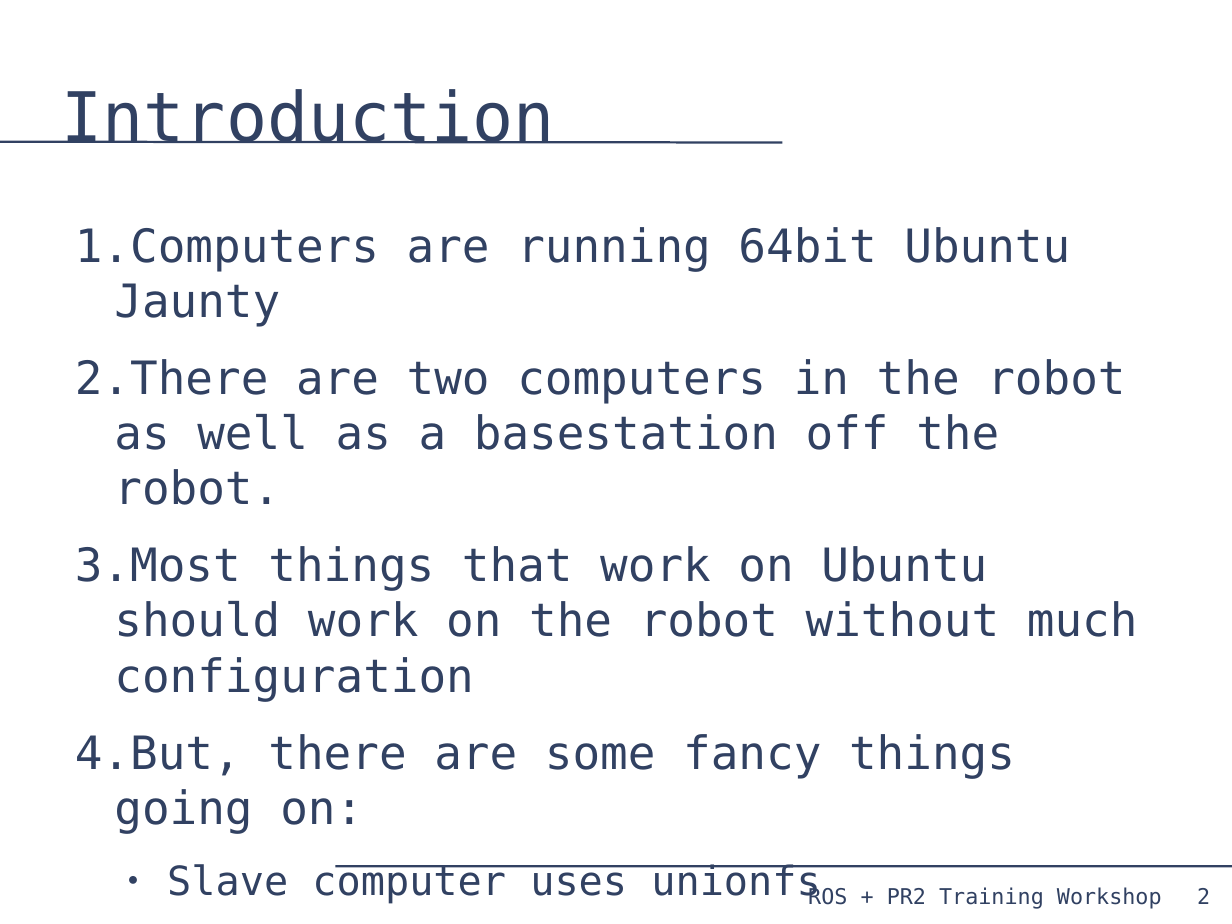
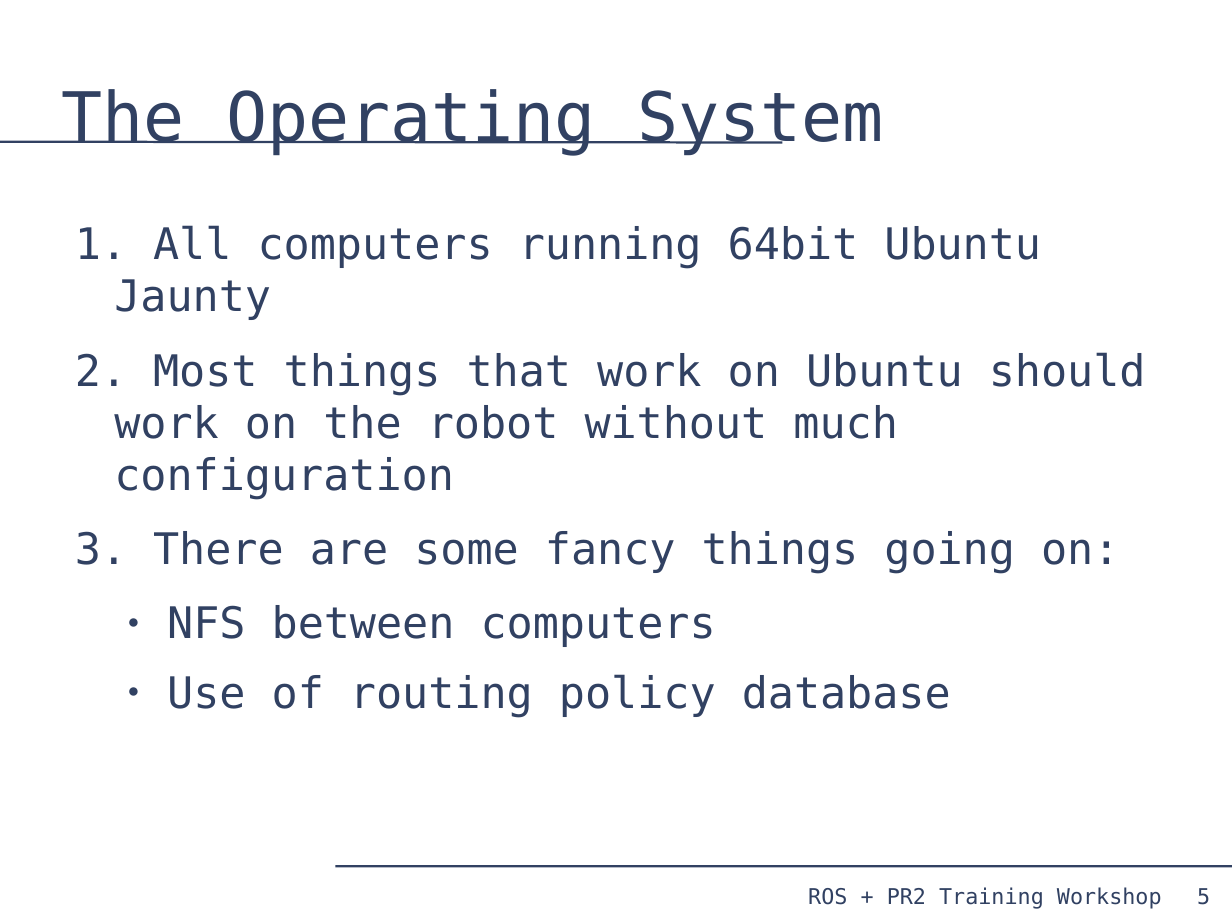
Before and after one commit to PR2/pr2_docs, a slide deck: slide 5 of pr2_training_workshop/pr2_sysadmin/pr2_syasdmin.odp (slide 2 before the commit). Drawn at 1232x924 pixels with LibreOffice and Linux fonts; fonts in the diff are those of the drawing. Boxes give left, top, right and bottom in pixels: in the first picture for what was removed or moved away, otherwise in the second. Text is boxed around its words. In the diff, an @@ line names an element or a change of style, - is before the commit and + after.

```diff
--- a/pr2_training_workshop/pr2_sysadmin/pr2_syasdmin.odp
+++ b/pr2_training_workshop/pr2_sysadmin/pr2_syasdmin.odp
@@ title at bbox=[62, 89, 884, 155]: text changed @@
-Introduction
+The Operating System
@@ text at bbox=[114, 225, 1041, 320]: text changed; size 29.6 to 28 pt @@
-1. Computers are running 64bit Ubuntu Jaunty
-2. There are two computers in the robot as well as a basestation off the robot.
+1. All computers running 64bit Ubuntu Jaunty
@@ text at bbox=[114, 352, 1146, 500]: size 29.6 to 28 pt in "Most things that work on Ubuntu should ..." @@
@@ text at bbox=[153, 531, 1119, 718]: text changed; size 25.9 to 28 pt @@
-4. But, there are some fancy things going on:
-  ● Slave computer uses unionfs
-  ● Autofs for home directories
-  ● Master is routing all traffic via basestation
+3. There are some fancy things going on:
+  ● NFS between computers
+  ● Use of routing policy database
@@ page number at bbox=[1197, 888, 1210, 905]: text changed @@
-2
+5
```
Also in this commit, not shown: 11 other slides changed, 8 slides added, 1 slide removed, 1 other file.
